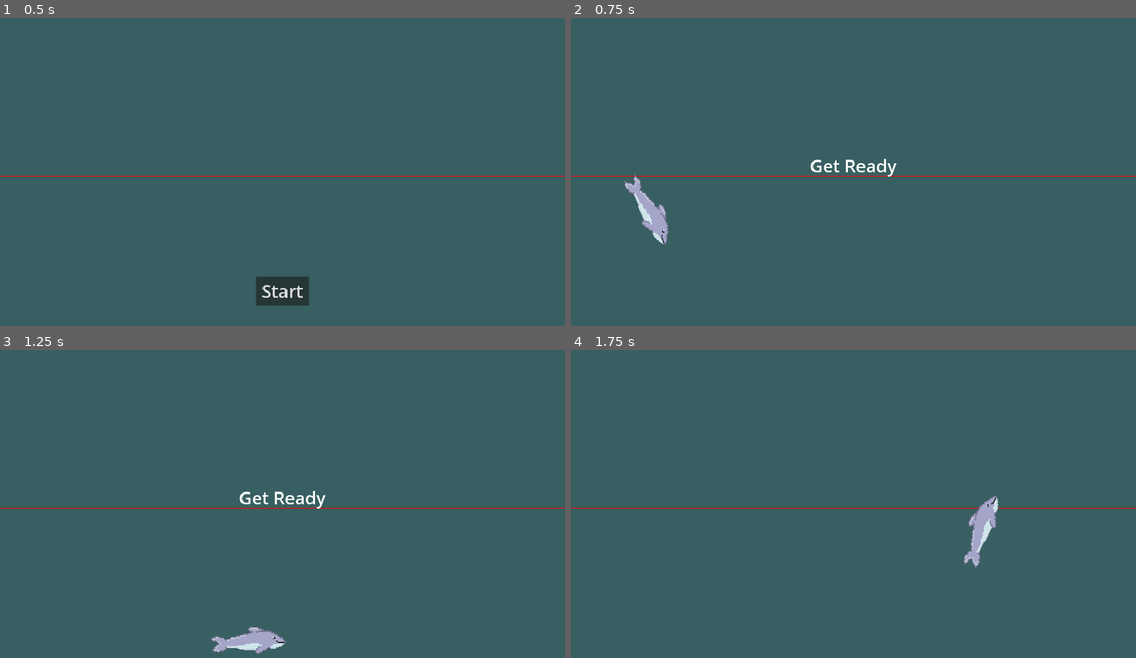
Above: before the commit, frames 1-4 (two rows, left to right).
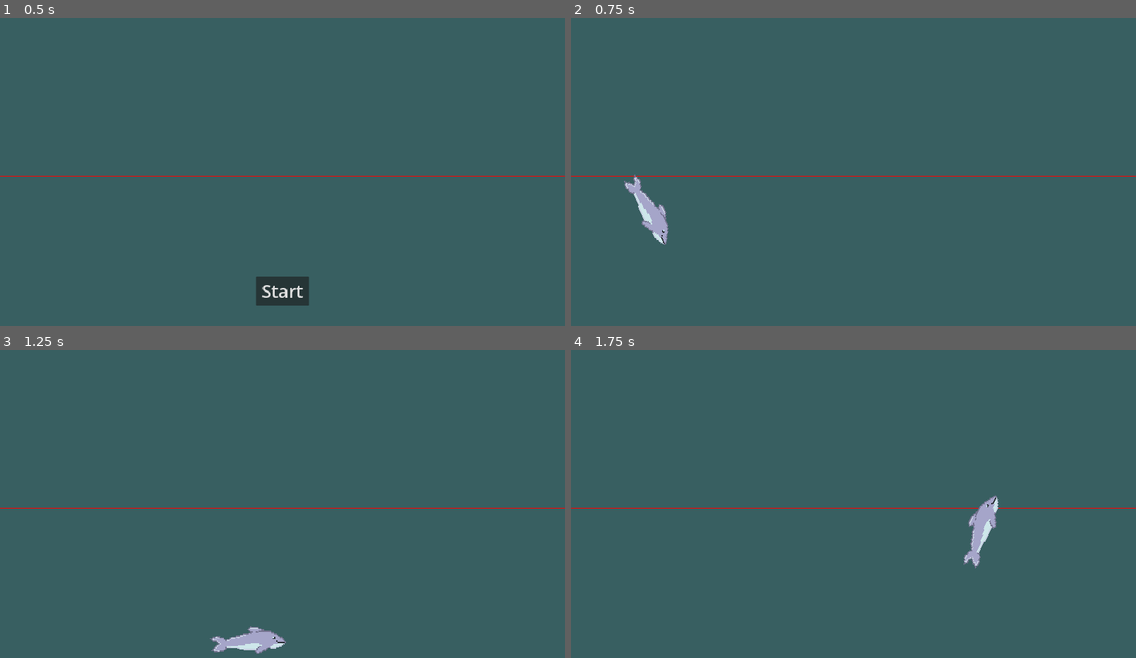
Above: after the commit, the same moments.

Repository: Kugelpanzer/GGJ-2024
Game: Godot game, scene res://Main.tscn
Same seed, same stepped clock (60 frames per second), same inputs: the game is played once before the commit and once after it.
Inputs (mouse positions are in pixels of both pictures, inside the frame that each line leads up to):
- Up to frame 1 (0.5 s): no input
- Up to frame 2 (0.75 s): click "Start" at 0.5 s
- Up to frame 3 (1.25 s): no input
- Up to frame 4 (1.75 s): move the mouse to (977, 491) at 1.27 s

Frame 1 is identical in both runs. In frame 2, 0.3% of the frame differs, in the area x 42-58%, y 45-52%; in frame 3, 0.3%; in frame 4, nothing differs.

Commit message:
sitno nesto

Diff:
--- a/Main.gd
+++ b/Main.gd
@@ -17,8 +17,8 @@
 	score = 0
 	$Player.start($StartPosition.position)
 	$StartTimer.start()
-	$HUD.update_score(score)
-	$HUD.show_message("Get Ready")
+	#$HUD.update_score(score)
+	#$HUD.show_message("Get Ready")
 	$Music.play()
 
 
Not shown: 1 places in Main.tscn that only renumber resources
Not shown: 1 places in Water.tscn that only renumber resources
